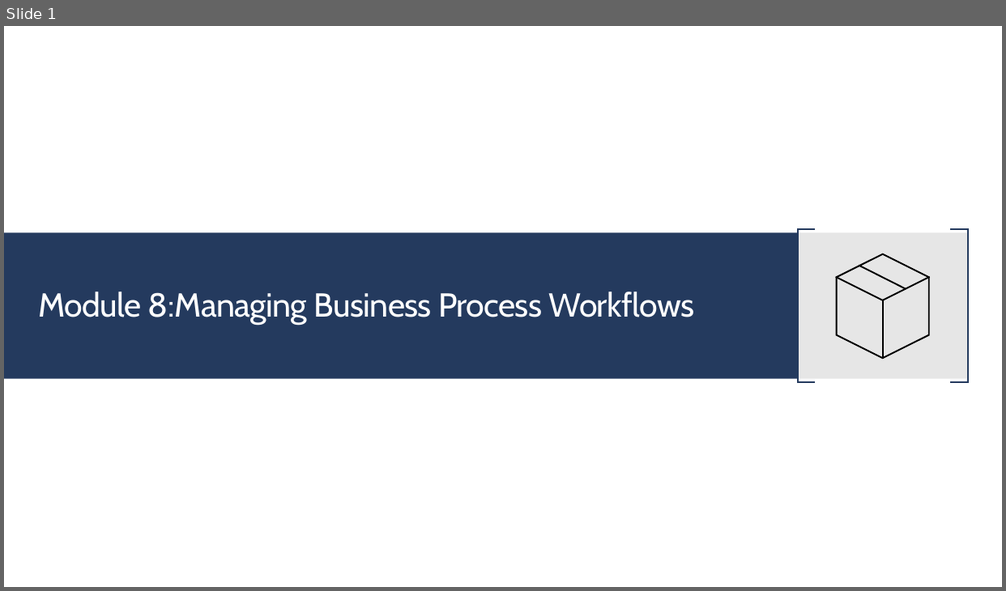
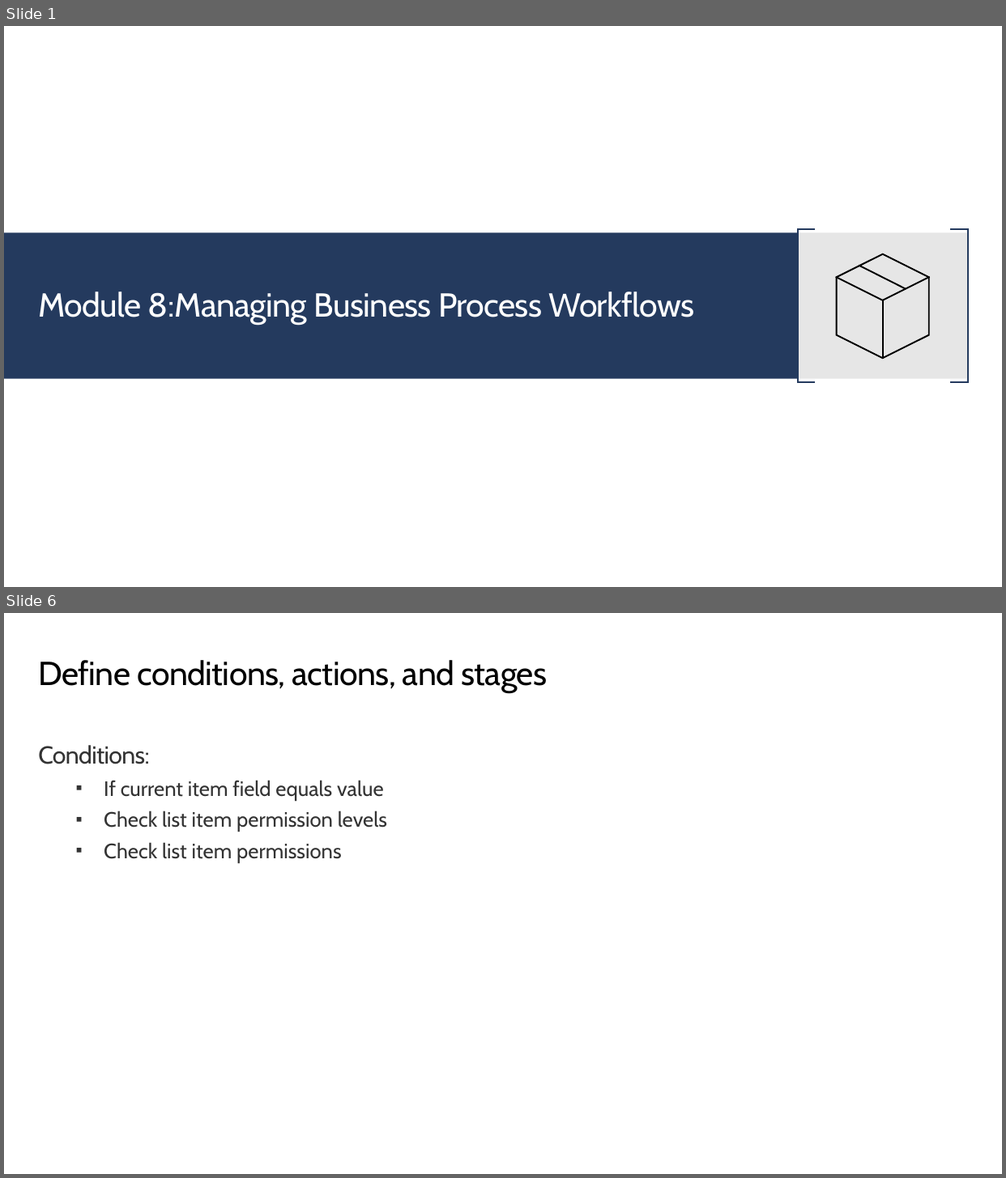
Before and after one commit to JPOWER4/SharePoint-2019-Training, a slide deck: Microsoft SharePoint 2019 Module 8.pptx. Shown one above the other, each under a label of ours: slide 1 before the commit, slides 1 and 6 after it; the slides between them are not shown. The pictures are 1006x591 and 1006x1178 pixels, drawn with LibreOffice and Linux fonts; fonts in the diff are those of the drawing. Boxes give left, top, right and bottom in pixels: in the first picture for what was removed or moved away, otherwise in the second. Text is boxed around its words. In the diff, an @@ line names an element or a change of style, - is before the commit and + after.

```diff
--- a/Microsoft SharePoint 2019 Module 8.pptx
+++ b/Microsoft SharePoint 2019 Module 8.pptx
@@ slide 6 added at <box>4,613,1002,1174</box>, background #FFFFFF @@
@@ title added at <box>38,660,547,693</box>, 32 pt, text #000000 @@
+Define conditions, actions, and stages
@@ text added at <box>38,745,387,862</box>, 20 pt, text #333333 @@
+Conditions:
+  ▪ If current item field equals value
+  ▪ Check list item permission levels
+  ▪ Check list item permissions
```
Also in this commit, not shown: 5 slides changed, 1 other slide added, 1 slide removed, 5 other files.
